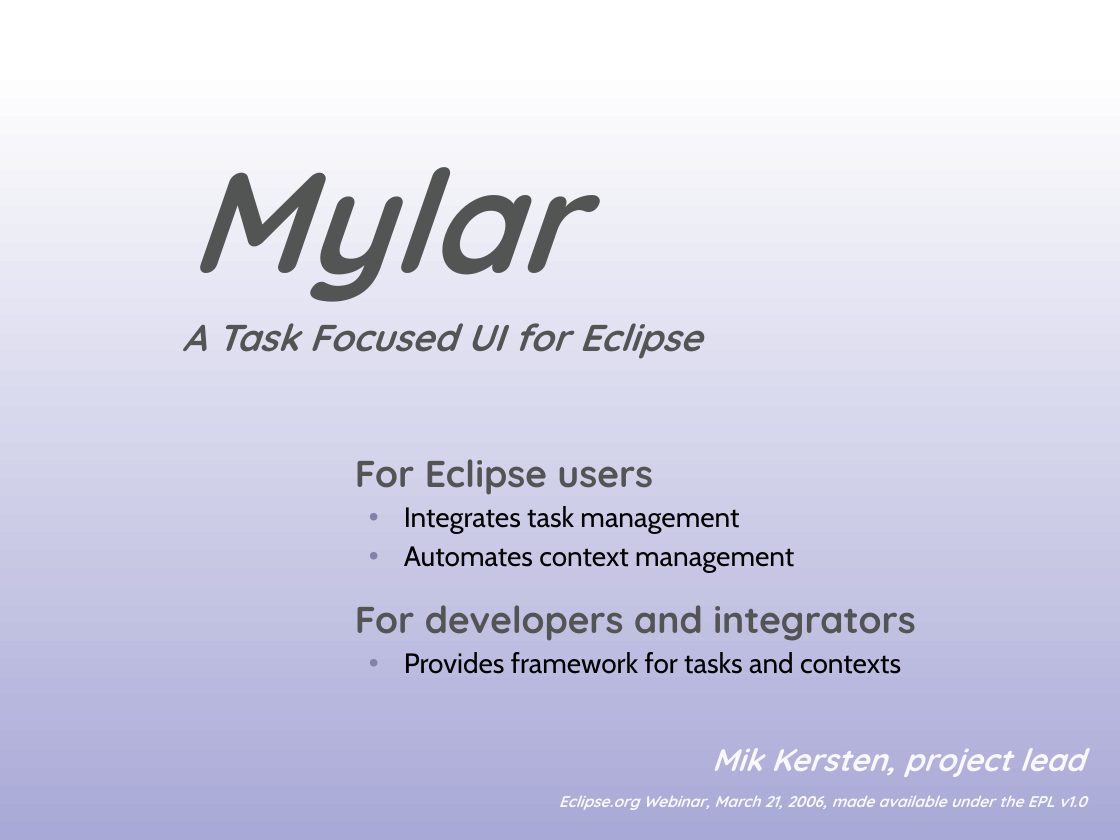
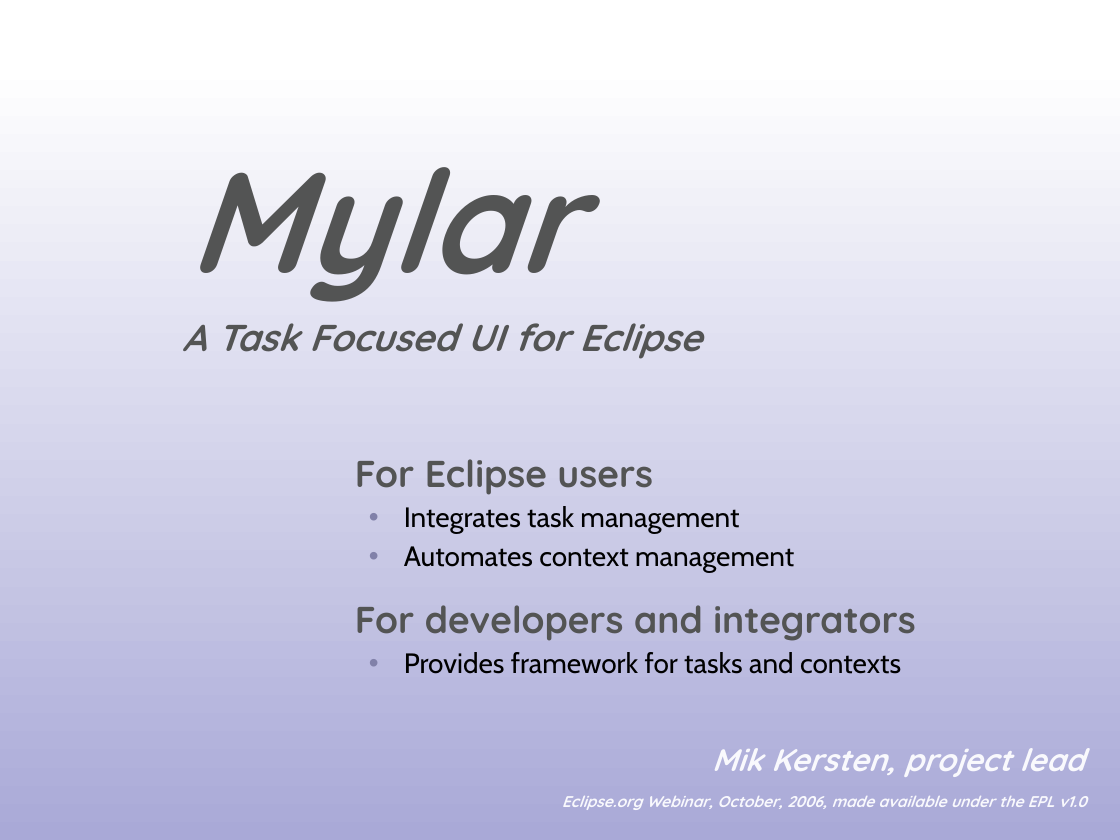
Before and after one commit to eclipse-mylyn/mylyn-website, a slide deck: slide 1 of publications/2006-10-mylar-webinar.ppt. Drawn at 1120x840 pixels with LibreOffice and Linux fonts; fonts in the diff are those of the drawing. Boxes give left, top, right and bottom in pixels: in the first picture for what was removed or moved away, otherwise in the second. Text is boxed around its words. In the diff, an @@ line names an element or a change of style, - is before the commit and + after.

Commit message:
create Eclipse members' meeting slides (due Dec 4)

```diff
--- a/publications/2006-10-mylar-webinar.ppt
+++ b/publications/2006-10-mylar-webinar.ppt
@@ text at <box>562,796,1087,810</box>: text changed @@
-Eclipse.org Webinar, March 21, 2006, made available under the EPL v1.0
+Eclipse.org Webinar, October, 2006, made available under the EPL v1.0
```
Also in this commit, not shown: 1 other file.
